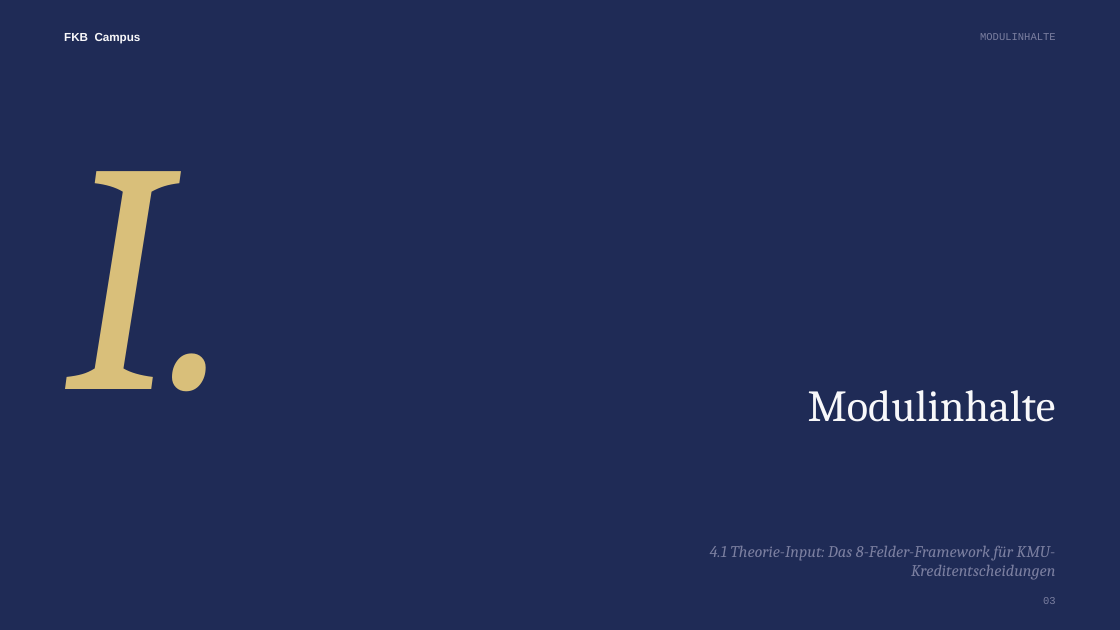
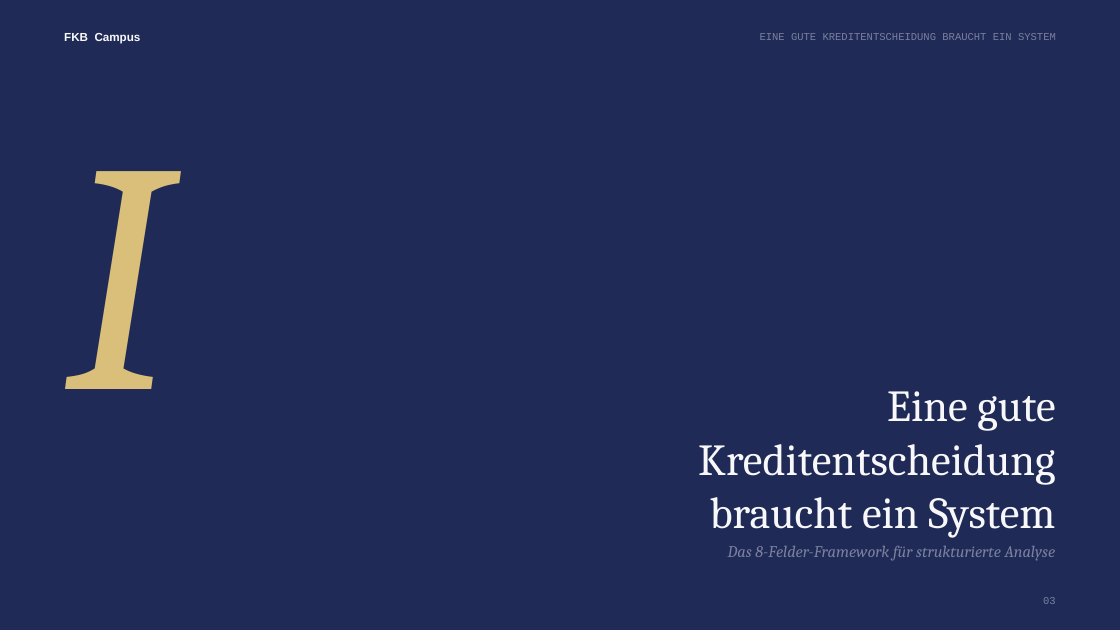
Before and after one commit to ck5rqc47pr-byte/firmenkundenakademie-online, a slide deck: slide 3 of public/downloads/praesentation/M21.pptx. Drawn at 1120x630 pixels with LibreOffice and Linux fonts; fonts in the diff are those of the drawing. Boxes give left, top, right and bottom in pixels: in the first picture for what was removed or moved away, otherwise in the second. Text is boxed around its words. In the diff, an @@ line names an element or a change of style, - is before the commit and + after.

```diff
--- a/public/downloads/praesentation/M21.pptx
+++ b/public/downloads/praesentation/M21.pptx
@@ text at [760, 33, 1056, 40]: text changed @@
-MODULINHALTE
+EINE GUTE KREDITENTSCHEIDUNG BRAUCHT EIN SYSTEM
@@ text at [64, 171, 172, 389]: text changed @@
-I.
+I
@@ text at [698, 391, 1055, 538]: text changed @@
-Modulinhalte
+Eine gute Kreditentscheidung braucht ein System
@@ text at [728, 546, 1056, 561]: text changed @@
-4.1 Theorie-Input: Das 8-Felder-Framework für KMU-Kreditentscheidungen
+Das 8-Felder-Framework für strukturierte Analyse
```
Also in this commit, not shown: 1 other slide changed, 8 slides added, 26 slides removed, 42 other files.
